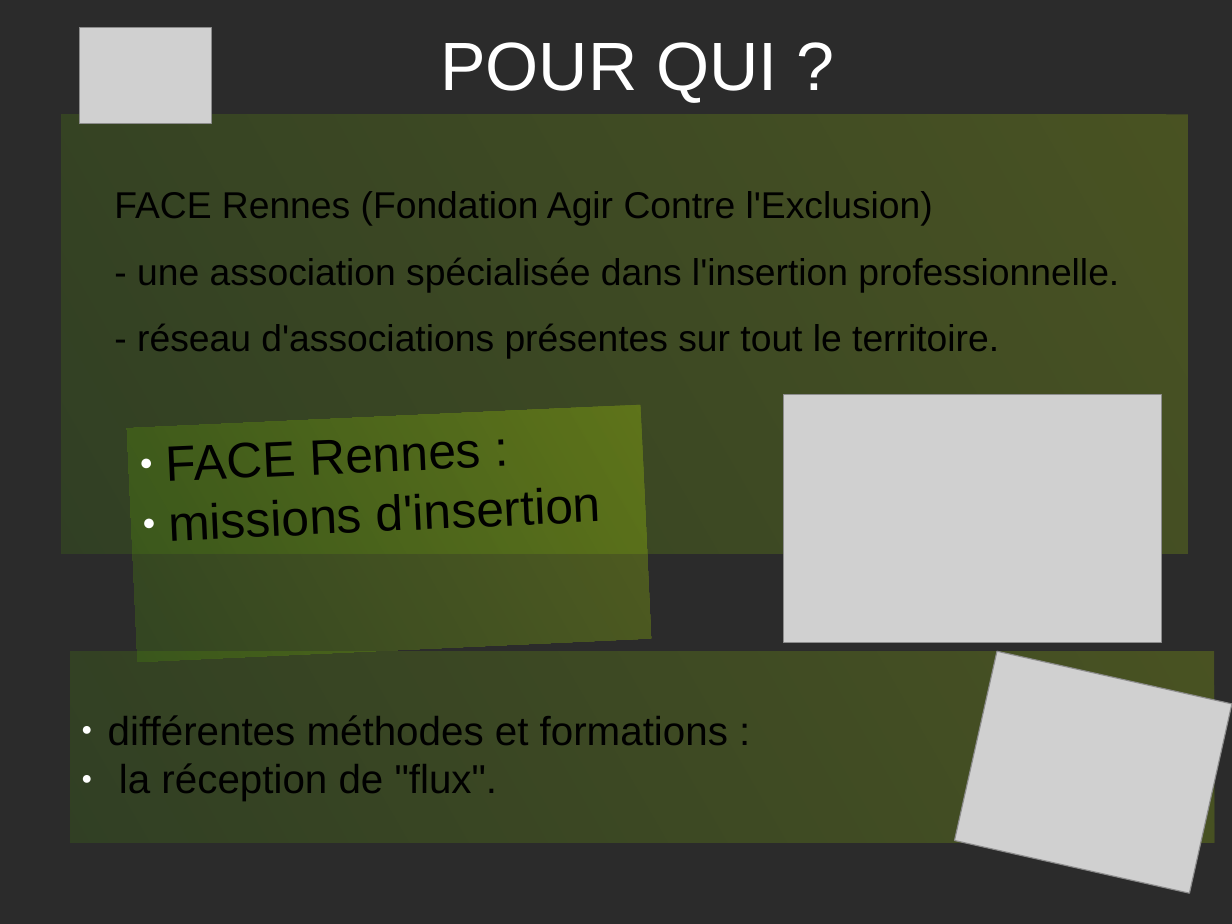
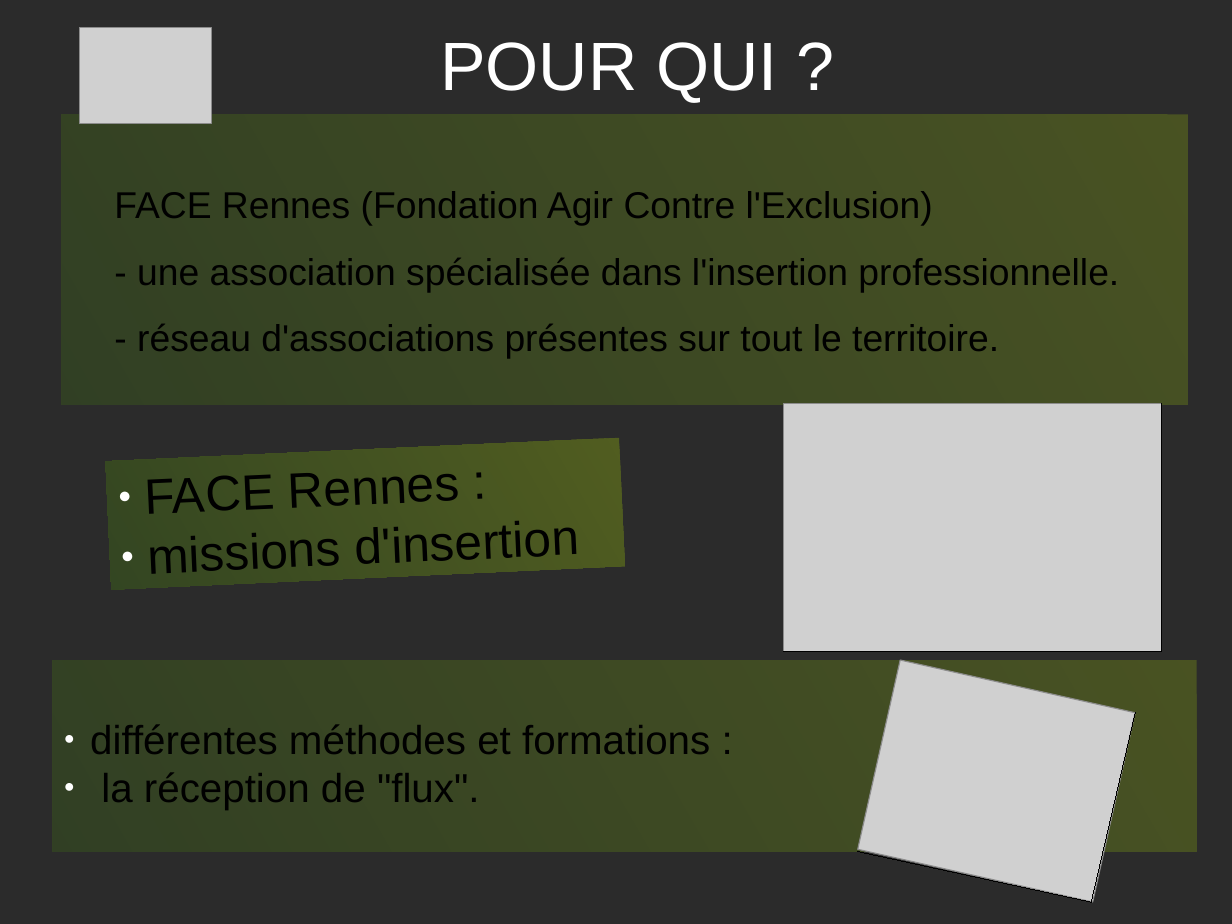
Before and after one commit to PatdeMessac/projets_certif, a slide deck: slide 2 of FACE/Presentation_projet.odp. Drawn at 1232x924 pixels with LibreOffice and Linux fonts; fonts in the diff are those of the drawing; grey boxes stand for pictures; background and template pictures are left out; a plain dark background stands for a picture behind light text. Boxes give left, top, right and bottom in pixels: in the first picture for what was removed or moved away, otherwise in the second. Text is boxed around its words. In the diff, an @@ line names an element or a change of style, - is before the commit and + after.

```diff
--- a/FACE/Presentation_projet.odp
+++ b/FACE/Presentation_projet.odp
@@ text "FACE Rennes (Fondation Agir Contre ..." resized from (x1=61, y1=114, x2=1188, y2=553) to (x1=61, y1=114, x2=1188, y2=405) @@
@@ picture moved from (x1=784, y1=395, x2=1163, y2=643) to (x1=784, y1=404, x2=1163, y2=652) @@
@@ line added from (1162, 404) to (1162, 652), #000000 0 pt @@
@@ rectangle "FACE Rennes :" resized from (x1=127, y1=405, x2=651, y2=662) to (x1=106, y1=438, x2=625, y2=590) @@
@@ line added from (784, 652) to (1162, 652), #000000 0 pt @@
@@ rectangle "différentes méthodes et formations :" moved from (x1=70, y1=652, x2=1215, y2=843) to (x1=53, y1=661, x2=1197, y2=852) @@
@@ picture moved from (x1=955, y1=651, x2=1232, y2=894) to (x1=858, y1=660, x2=1135, y2=903) @@
@@ line added from (1136, 713) to (1091, 902), #000000 0 pt @@
@@ line added from (859, 852) to (1091, 902), #000000 0 pt @@
```
Also in this commit, not shown: 5 other slides changed, 1 other file.
